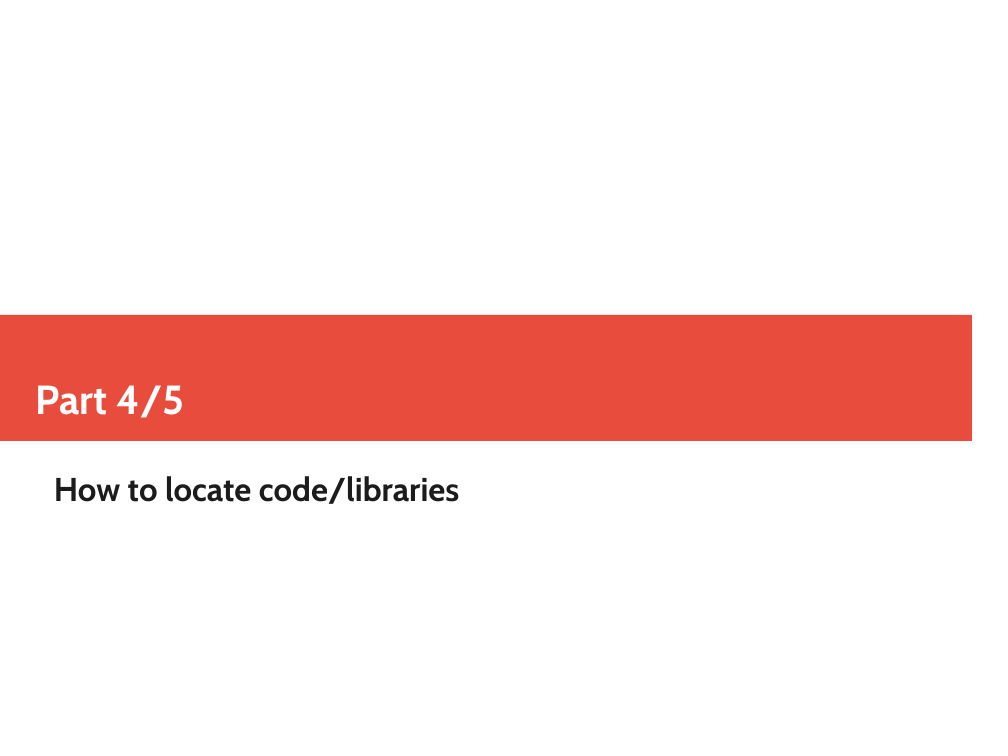
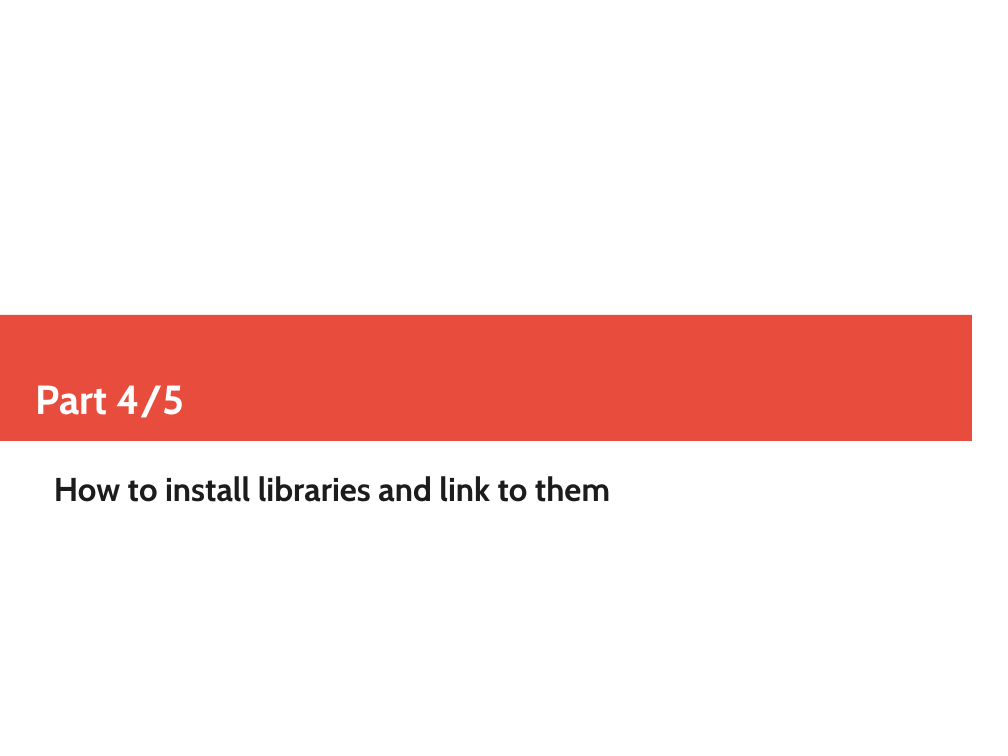
Before and after one commit to mtolly/haskell-c-talk, a slide deck: slide 15 of presentation.odp. Drawn at 1008x756 pixels with LibreOffice and Linux fonts; fonts in the diff are those of the drawing. Boxes give left, top, right and bottom in pixels: in the first picture for what was removed or moved away, otherwise in the second. Text is boxed around its words. In the diff, an @@ line names an element or a change of style, - is before the commit and + after.

Commit message:
Presentation progress

```diff
--- a/presentation.odp
+++ b/presentation.odp
@@ text at (x1=54, y1=476, x2=610, y2=502): text changed @@
-How to locate code/libraries
+How to install libraries and link to them
```
Also in this commit, not shown: 5 slides added.
